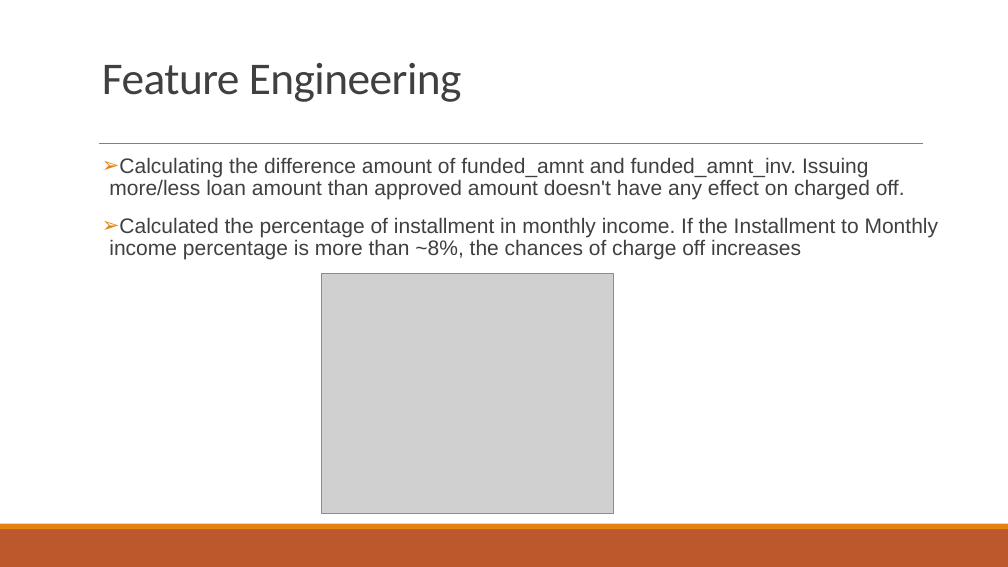
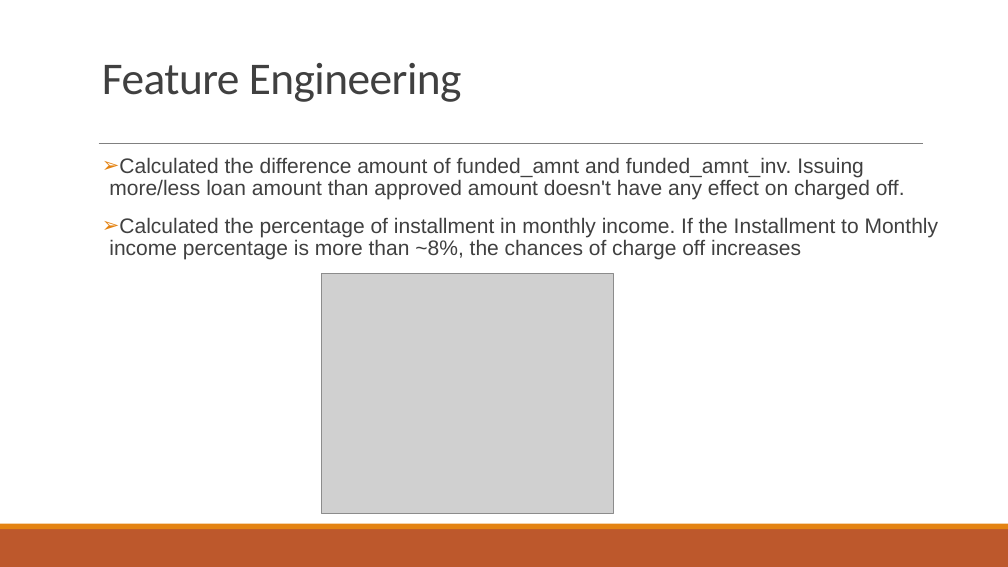
Before and after one commit to GTPrasad/Lending_Club_Case_Study, a slide deck: slide 10 of Lending Club case study.pptx (slide 12 before the commit). Drawn at 1008x567 pixels with LibreOffice and Linux fonts; fonts in the diff are those of the drawing; grey boxes stand for pictures. Boxes give left, top, right and bottom in pixels: in the first picture for what was removed or moved away, otherwise in the second. Text is boxed around its words. In the diff, an @@ line names an element or a change of style, - is before the commit and + after.

```diff
--- a/Lending Club case study.pptx
+++ b/Lending Club case study.pptx
@@ text at (109, 157, 905, 200): text changed @@
-➢ Calculating the difference amount of funded_amnt and funded_amnt_inv. Issuing more/less loan amount than approved amount doesn't have any effect on charged off.
+➢ Calculated the difference amount of funded_amnt and funded_amnt_inv. Issuing more/less loan amount than approved amount doesn't have any effect on charged off.
```
Also in this commit, not shown: 5 other slides changed, 2 slides removed, 1 other file.
